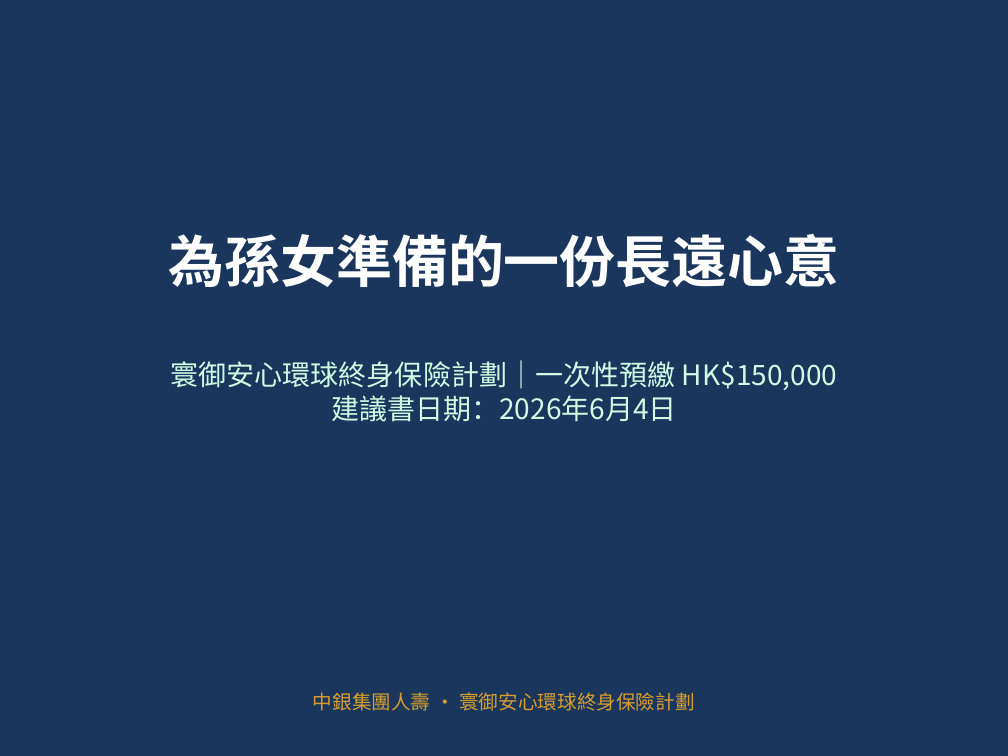
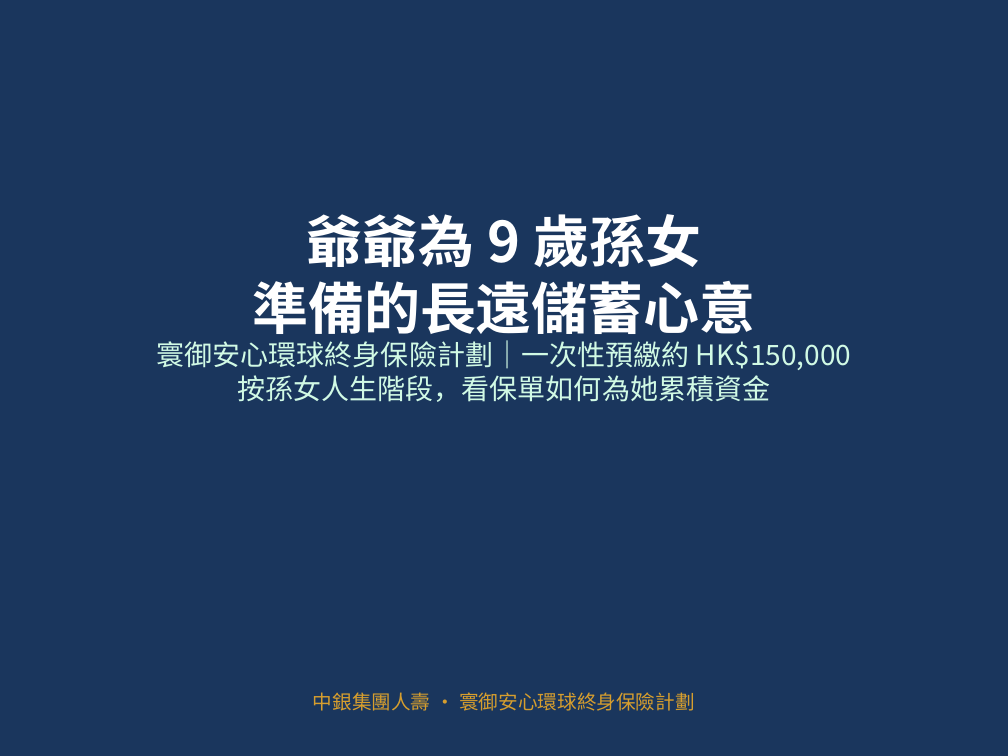
Before and after one commit to hoyinlung25-commits/yuyue-sales, a slide deck: slide 1 of client-base/presentations/Granddaughter_Savings_Plan_BOC.pptx. Drawn at 1008x756 pixels with LibreOffice and Linux fonts; fonts in the diff are those of the drawing. Boxes give left, top, right and bottom in pixels: in the first picture for what was removed or moved away, otherwise in the second. Text is boxed around its words. In the diff, an @@ line names an element or a change of style, - is before the commit and + after.

```diff
--- a/client-base/presentations/Granddaughter_Savings_Plan_BOC.pptx
+++ b/client-base/presentations/Granddaughter_Savings_Plan_BOC.pptx
@@ text at box(252, 214, 756, 344): text changed @@
-為孫女準備的一份長遠心意
+爺爺為 9 歲孫女
+準備的長遠儲蓄心意
@@ text at box(157, 340, 851, 402): text changed @@
-寰御安心環球終身保險計劃｜一次性預繳 HK$150,000
-建議書日期：2026年6月4日
+寰御安心環球終身保險計劃｜一次性預繳約 HK$150,000
+按孫女人生階段，看保單如何為她累積資金
```
Also in this commit, not shown: 8 other slides changed, 4 slides added, 3 slides removed, 1 other file.
